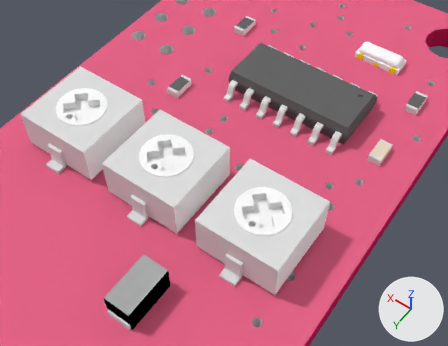
One commit to the Blender file products/13118/geometry_edit_blender/SparkFun_Servo_Trigger.blend: the scene before it, then after it.
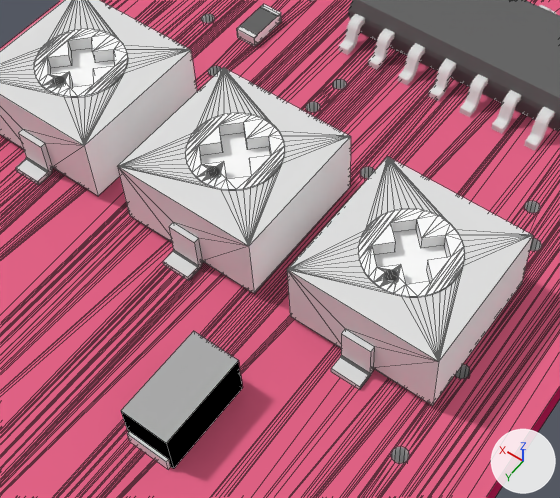
Old and new are each drawn whole from a 50 mm lens placed at (-3.8, 40.3, 29.8), pointed at (9.6, 21.5, 0.3) and again close up on the part from 8% to 77% of the width and 21% to 100% of the height. Lighting does not change. The marker at lower right points along +X, +Y and +Z. The close-ups show mesh edges as thin lines.

Names of what the first close-up shows: 'Mesh1 pcbgroup Model', 'Mesh16 pin6 SO14_1 Model', 'Mesh17 pin7 SO14_1 Model', 'Mesh19 pin9 SO14_1 Model', 'Mesh2 EIA3216_1 Model', 'Mesh20 pin10 SO14_1 Model', 'Mesh23 pin13 SO14_1 Model', 'Mesh24 SO14_1 Model', 'Mesh4 TRIMPOT_5MM1 Model', 'Mesh5 TRIMPOT_5MM2 Model', 'Mesh6 TRIMPOT_5MM3 Model', 'Mesh9 G_0603_RES3 Model'.
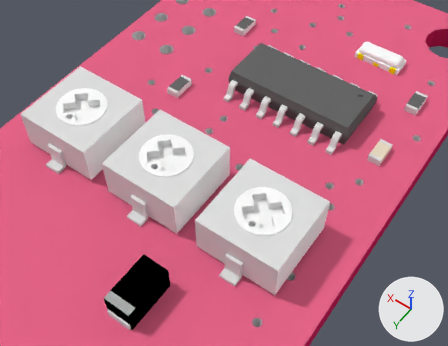
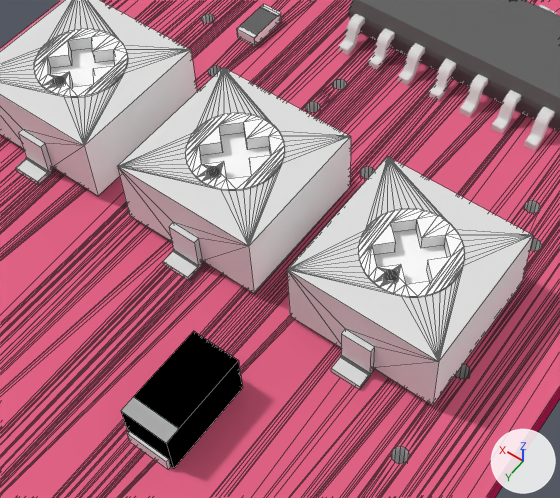
Boxes (x1, y1, x2, y2) around the edits, measured in the close-ups (560 x 498 px; the box of a moved part takes in the faces that stretch with it):
part 1 of me_mesh2_eia3216_1_model, moved or reshaped: (131, 331, 239, 432) in both

Edits to the bpy script that builds the scene:
```text
Change me_mesh2_eia3216_1_model:
    where me_mesh2_eia3216_1_model.from_pydata(...)  # 24 vertices, 18 faces; spans x 7.33..8.93, y 0.8..2.4, z -32.59..-29.39
    used by ob_mesh2_eia3216_1_model
    verts and faces of me_mesh2_eia3216_1_model; kept vertices keep their numbers, new ones are numbered from 24
    before: 6 (8.93, 2.4, -29.49) at pixel (193, 330), 7 (7.33, 2.4, -29.49) at pixel (238, 360), 8 (7.33, 0.8, -29.49) at pixel (242, 387), 10 (8.93, 0.8, -29.49), 11 (8.93, 2.4, -32.49) at pixel (120, 410)
    before: 12 (7.33, 2.4, -32.49) at pixel (166, 443), 13 (8.93, 0.8, -32.49) at pixel (129, 437), 14 (7.33, 0.8, -32.49) at pixel (173, 468)
    me_mesh2_eia3216_1_model part 1
    add delete_faces([(6, 10, 13, 11), (7, 12, 14, 8), (6, 11, 12, 7)])
    add verts[24] = (8.93, 2.4, -31.99)  # pixel (133, 396)
    add verts[25] = (7.33, 2.4, -31.99)  # pixel (178, 428)
    add faces += [(6, 24, 25, 7), (6, 10, 13, 11, 24), (7, 25, 12, 14, 8)]  # mat_m_0137_black (black #000000)
    add faces += [(11, 12, 25, 24)]  # mat_m_0134_dimgray (grey #acacac)
```
